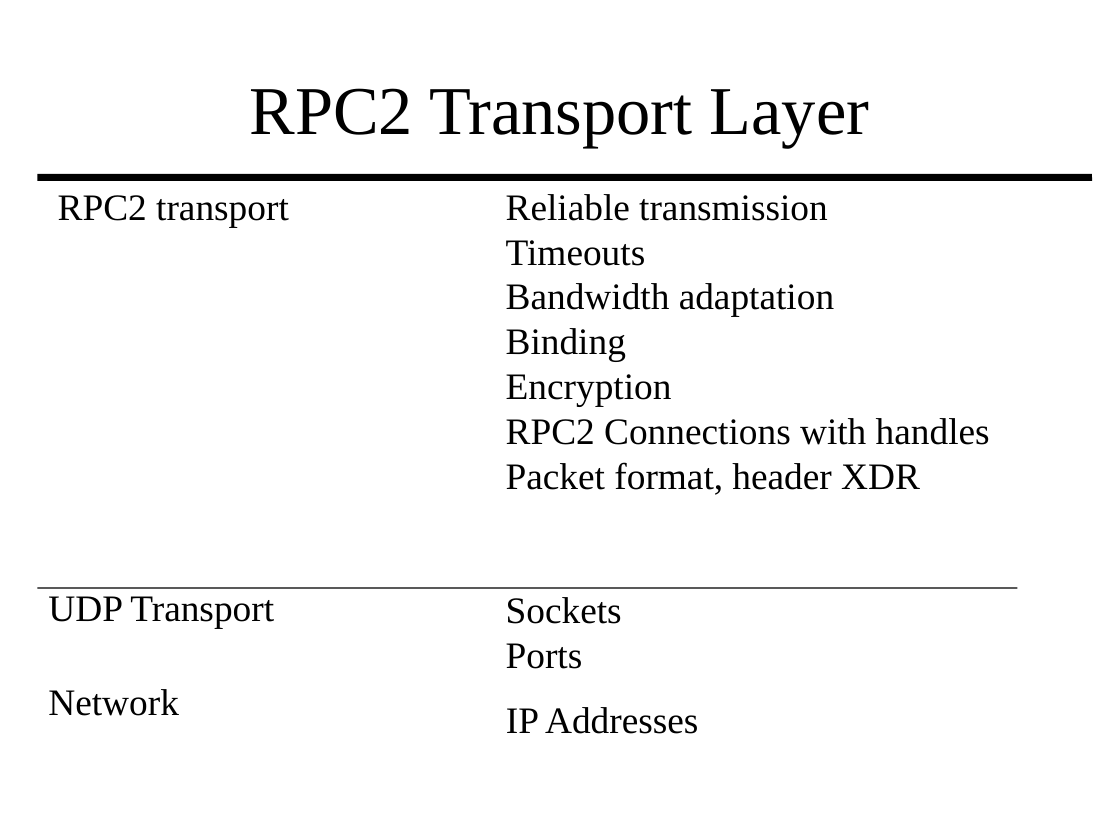
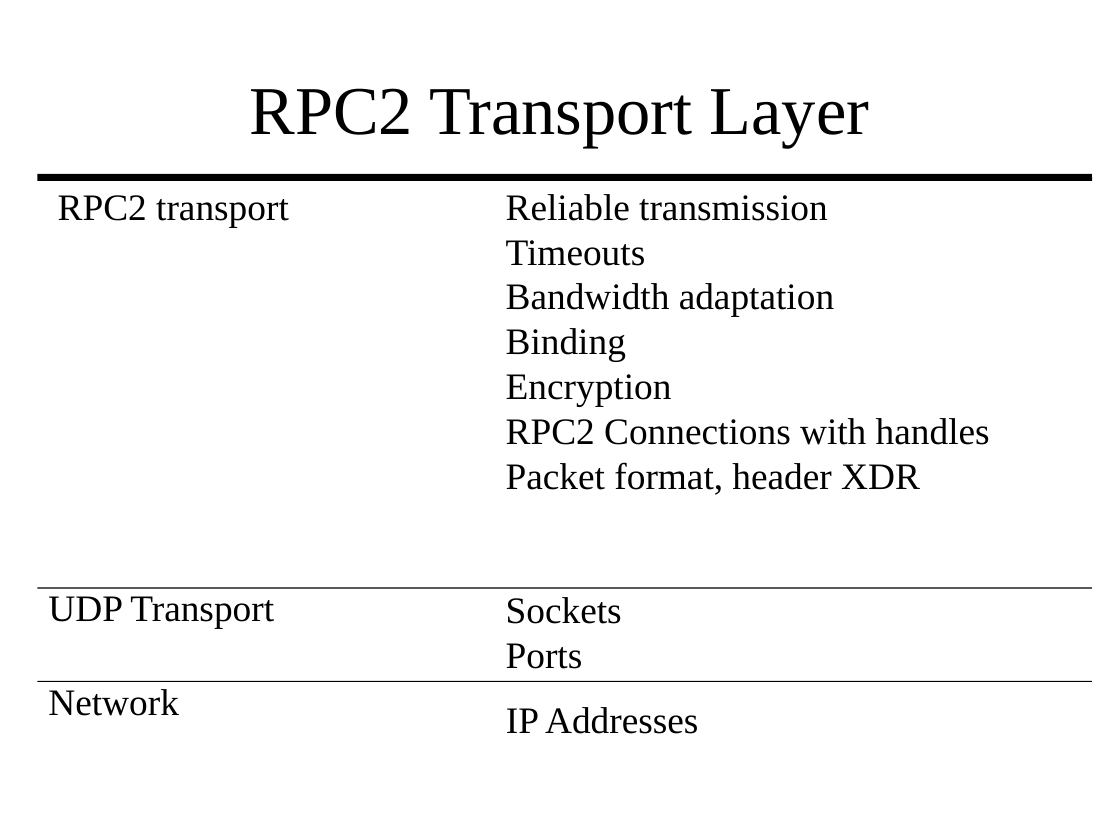
Before and after one commit to cmusatyalab/coda-doc, a slide deck: slide 6 of internals/rpc2/rpc2.ppt (slide 10 before the commit). Drawn at 1120x840 pixels with LibreOffice and Linux fonts; fonts in the diff are those of the drawing. Boxes give left, top, right and bottom in pixels: in the first picture for what was removed or moved away, otherwise in the second. Text is boxed around its words. In the diff, an @@ line names an element or a change of style, - is before the commit and + after.

```diff
--- a/internals/rpc2/rpc2.ppt
+++ b/internals/rpc2/rpc2.ppt
@@ line moved from (37, 588) - (1017, 588) to (37, 588) - (1092, 588) @@
@@ line added from (37, 681) to (1092, 681), #000000 0.74 pt @@
```
Also in this commit, not shown: 4 other slides changed, 2 slides added.
